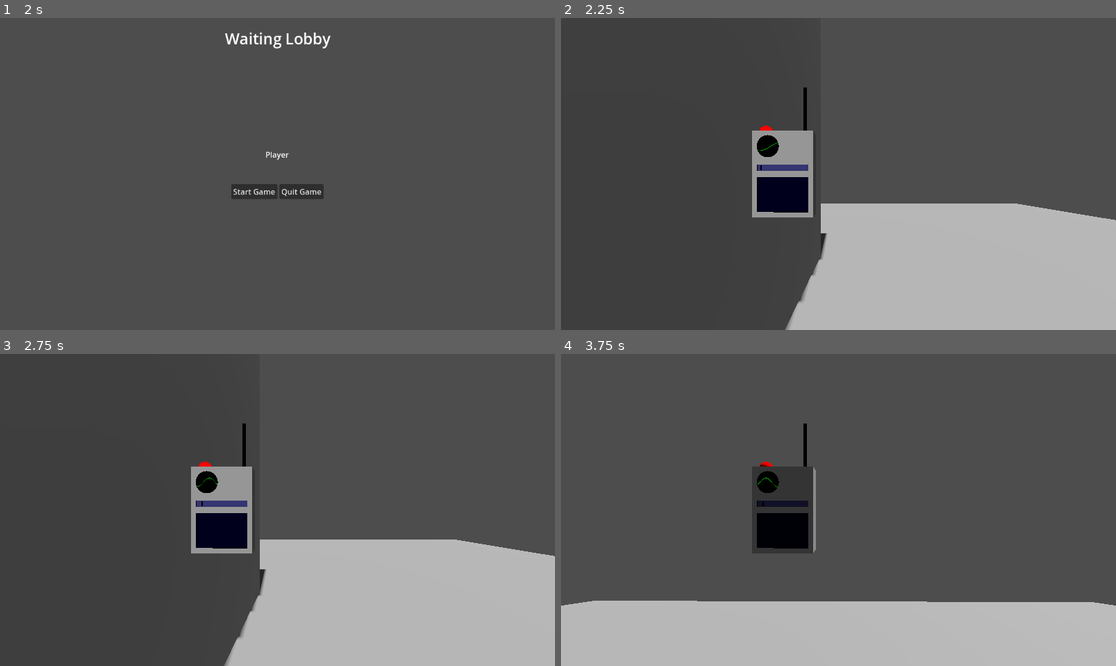
Above: before the commit, frames 1-4 (two rows, left to right).
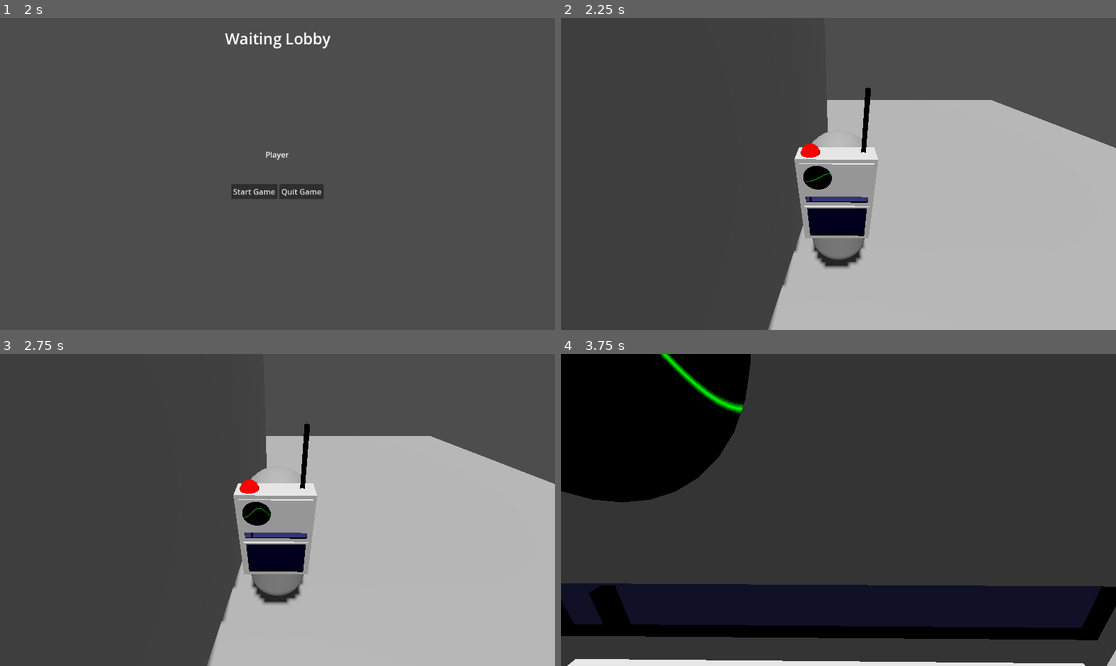
Above: after the commit, the same moments.

Repository: hiemas-lerastad/FriendSlopWorkingTitle
Game: Godot game, scene res://Scenes/Game.tscn
Two runs of this game, one before a commit and one after it. Both use one fixed random seed, a clock stepped at 60 frames per second and the inputs below.
Inputs (mouse positions are in pixels of both pictures, inside the frame that each line leads up to):
- Up to frame 1 (2 s): tap Enter (ui_accept) at 0.5, 0.77 s; move the mouse to (399, 158) at 0.52 s; press the mouse at (399, 158) at 0.53 s; hold D (movement_right) 0.53-1.25 s; release the mouse at (399, 158) at 1.25 s; click "Host via ENet" at 1.25 s
- Up to frame 2 (2.25 s): click "Start Game" at 2 s
- Up to frame 3 (2.75 s): no input
- Up to frame 4 (3.75 s): tap Enter (ui_accept) at 2.75, 3.02 s; move the mouse to (727, 525) at 2.77 s; hold Q (device_tune_down) 2.78-3.53 s; click (727, 525) at 2.85 s; move the mouse to (849, 503) at 3.52 s; press the mouse at (849, 503) at 3.53 s; hold E (device_tune_up) from 3.53 s (still down)

Frame 1 is identical in both runs. In frame 2, 23% of the frame differs, in the area x 34-100%, y 22-100%; in frame 3, 23%; in frame 4, 98%, in the area x 0-100%, y 0-100%.

Commit message:
Third Person Prototype

Diff:
--- a/Assets/Resources/AudioBusLayout.tres
+++ b/Assets/Resources/AudioBusLayout.tres
@@ -32,7 +32,6 @@
 
 [resource]
 bus/0/volume_db = -5.04224
-bus/0/send = &"Radio Input"
 bus/1/name = &"Radio Effects"
 bus/1/solo = false
 bus/1/mute = false
--- a/Scenes/Player.tscn
+++ b/Scenes/Player.tscn
@@ -6,17 +6,18 @@
 [ext_resource type="PackedScene" uid="uid://vtknsoe72ndb" path="res://Scenes/VOIPManager.tscn" id="4_dewec"]
 [ext_resource type="Script" uid="uid://006ex5ya7l71" path="res://Scripts/SpatialTransmitter.gd" id="5_5ixxa"]
 
-[sub_resource type="SphereShape3D" id="SphereShape3D_5ixxa"]
-radius = 0.2
-
 [sub_resource type="AudioStreamGenerator" id="AudioStreamGenerator_5ixxa"]
 mix_rate_mode = 0
+
+[sub_resource type="SphereShape3D" id="SphereShape3D_5ixxa"]
+radius = 0.1
 
 [sub_resource type="CapsuleMesh" id="CapsuleMesh_qbkls"]
 radius = 0.4
 
 [sub_resource type="CapsuleShape3D" id="CapsuleShape3D_rpqav"]
 radius = 0.7
+height = 2.1
 
 [sub_resource type="SceneReplicationConfig" id="SceneReplicationConfig_kyqiw"]
 properties/0/path = NodePath(".:position")
@@ -29,31 +30,23 @@
 properties/2/spawn = true
 properties/2/replication_mode = 1
 
+[sub_resource type="BoxShape3D" id="BoxShape3D_5ixxa"]
+size = Vector3(0.8, 1.5, 0.5)
+
 [node name="Player" type="CharacterBody3D" node_paths=PackedStringArray("pivot", "held_item", "camera", "voip_manager")]
 collision_layer = 2
 collision_mask = 3
 script = ExtResource("1_rpqav")
 pivot = NodePath("Pivot")
-held_item = NodePath("Pivot/SpringArm3D/Radio")
-camera = NodePath("Pivot/First Person Camera")
+held_item = NodePath("Radio")
+camera = NodePath("Pivot/SpringArm3D/Third Person Camera")
 voip_manager = NodePath("Voip Manager")
 
-[node name="Pivot" type="Node3D" parent="."]
-transform = Transform3D(1, 0, 0, 0, 1, 0, 0, 0, 1, 0, 0.463958, 0)
-
-[node name="First Person Camera" type="Camera3D" parent="Pivot"]
-current = true
-
-[node name="SpringArm3D" type="SpringArm3D" parent="Pivot"]
-transform = Transform3D(1, 0, 0, 0, 1, 0, 0, 0, 1, -0.32966, 0, -0.362125)
-shape = SubResource("SphereShape3D_5ixxa")
-spring_length = -0.9
-
-[node name="Radio" parent="Pivot/SpringArm3D" node_paths=PackedStringArray("voice_output") instance=ExtResource("2_kyqiw")]
-transform = Transform3D(-0.00884871, 0, -0.999961, 0, 1, 0, 0.999961, 0, -0.00884871, 0, 0, 0)
+[node name="Radio" parent="." node_paths=PackedStringArray("voice_output") instance=ExtResource("2_kyqiw")]
+transform = Transform3D(-0.0176974, 0, -1.99992, 0, 2, 0, 1.99992, 0, -0.0176974, -0.0185471, 0.463958, 0.434567)
 voice_output = NodePath("SpatialTransmitter2")
 
-[node name="SpatialTransmitter2" type="Node3D" parent="Pivot/SpringArm3D/Radio" node_paths=PackedStringArray("audio_player") groups=["Transmitter"]]
+[node name="SpatialTransmitter2" type="Node3D" parent="Radio" node_paths=PackedStringArray("audio_player") groups=["Transmitter"]]
 transform = Transform3D(-0.00884871, 0, 0.999961, 0, 1, 0, -0.999961, 0, -0.00884871, 1.19162, -0.463958, -0.399885)
 script = ExtResource("5_5ixxa")
 range_full = 200.0
@@ -65,7 +58,7 @@
 disable_debug_markers = false
 metadata/_custom_type_script = "uid://006ex5ya7l71"
 
-[node name="Radio Voice Player" type="AudioStreamPlayer3D" parent="Pivot/SpringArm3D/Radio/SpatialTransmitter2"]
+[node name="Radio Voice Player" type="AudioStreamPlayer3D" parent="Radio/SpatialTransmitter2"]
 transform = Transform3D(-0.00884871, 0, -0.999961, 0, 1, 0, 0.999961, 0, -0.00884871, -0.389325, 0.463958, -1.19511)
 stream = SubResource("AudioStreamGenerator_5ixxa")
 attenuation_model = 3
@@ -73,10 +66,23 @@
 autoplay = true
 bus = &"Radio Input"
 
+[node name="Pivot" type="Node3D" parent="."]
+transform = Transform3D(1, 0, 0, 0, 1, 0, 0, 0, 1, 0, 0.463958, 0)
+
+[node name="SpringArm3D" type="SpringArm3D" parent="Pivot"]
+transform = Transform3D(1, 0, 0, 0, 0.837108, 0.547037, 0, -0.547037, 0.837108, 0, 0, 0)
+shape = SubResource("SphereShape3D_5ixxa")
+spring_length = 2.5
+
+[node name="Third Person Camera" type="Camera3D" parent="Pivot/SpringArm3D"]
+transform = Transform3D(1, 0, 0, 0, 1, 0, 0, 0, 1, 0, 0, 0)
+current = true
+
 [node name="MeshInstance3D" type="MeshInstance3D" parent="."]
 mesh = SubResource("CapsuleMesh_qbkls")
 
 [node name="CollisionShape3D" type="CollisionShape3D" parent="."]
+transform = Transform3D(1, 0, 0, 0, 1, 0, 0, 0, 1, 0, 0.042348, 0)
 shape = SubResource("CapsuleShape3D_rpqav")
 
 [node name="MultiplayerSynchronizer" type="MultiplayerSynchronizer" parent="."]
@@ -87,7 +93,7 @@
 metadata/_custom_type_script = "uid://bnseld6uo4gui"
 
 [node name="Voip Manager" parent="." node_paths=PackedStringArray("outputs") instance=ExtResource("4_dewec")]
-outputs = [NodePath("../SpatialTransmitter/AudioStreamPlayer3D"), NodePath("../Pivot/SpringArm3D/Radio/SpatialTransmitter2/Radio Voice Player")]
+outputs = [NodePath("../SpatialTransmitter/AudioStreamPlayer3D"), NodePath("../Radio/SpatialTransmitter2/Radio Voice Player")]
 
 [node name="SpatialTransmitter" type="Node3D" parent="." node_paths=PackedStringArray("audio_player") groups=["Transmitter"]]
 script = ExtResource("5_5ixxa")
@@ -103,3 +109,7 @@
 stream = SubResource("AudioStreamGenerator_5ixxa")
 volume_db = 5.0
 autoplay = true
+
+[node name="CollisionShape3D2" type="CollisionShape3D" parent="."]
+transform = Transform3D(1, 0, 0, 0, 1, 0, 0, 0, 1, 0, 0.727407, 0.548745)
+shape = SubResource("BoxShape3D_5ixxa")
--- a/Scripts/Radio.gd
+++ b/Scripts/Radio.gd
@@ -64,8 +64,8 @@
 			if material:
 				var new_material = material.duplicate();
 
-				if is_multiplayer_authority():
-					new_material.set_shader_parameter("foreground", true);
+				#if is_multiplayer_authority():
+					#new_material.set_shader_parameter("foreground", true);
 
 				match material:
 					oscilloscope_material:
Not shown: 1 places in Scenes/Player.tscn that only renumber resources
